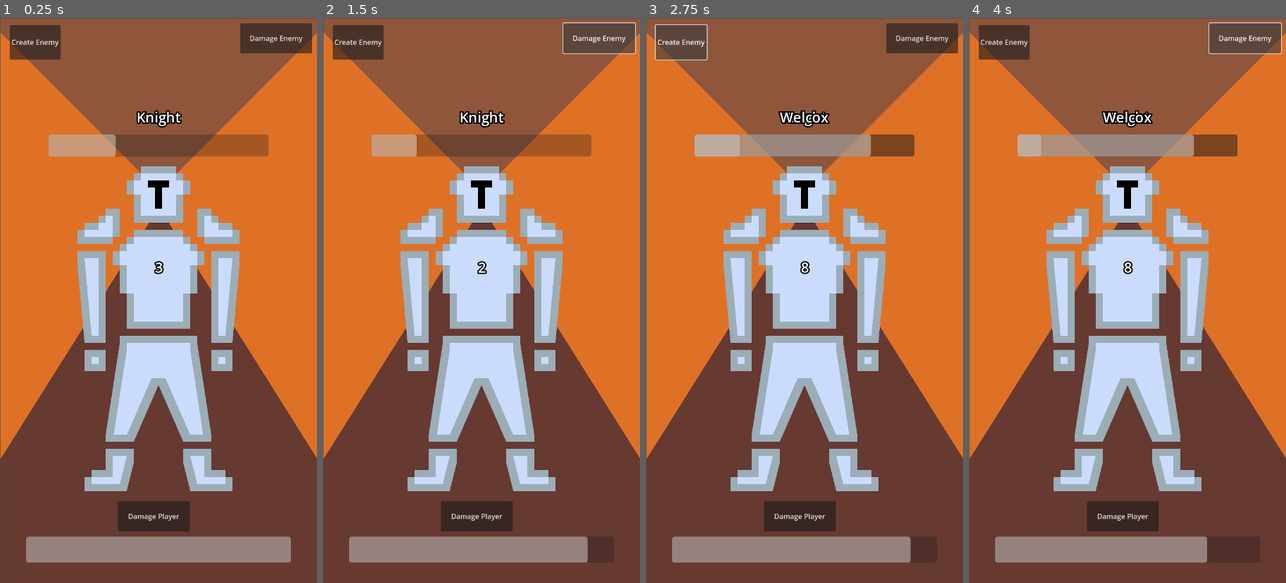
Above: before the commit, frames 1-4 (left to right).
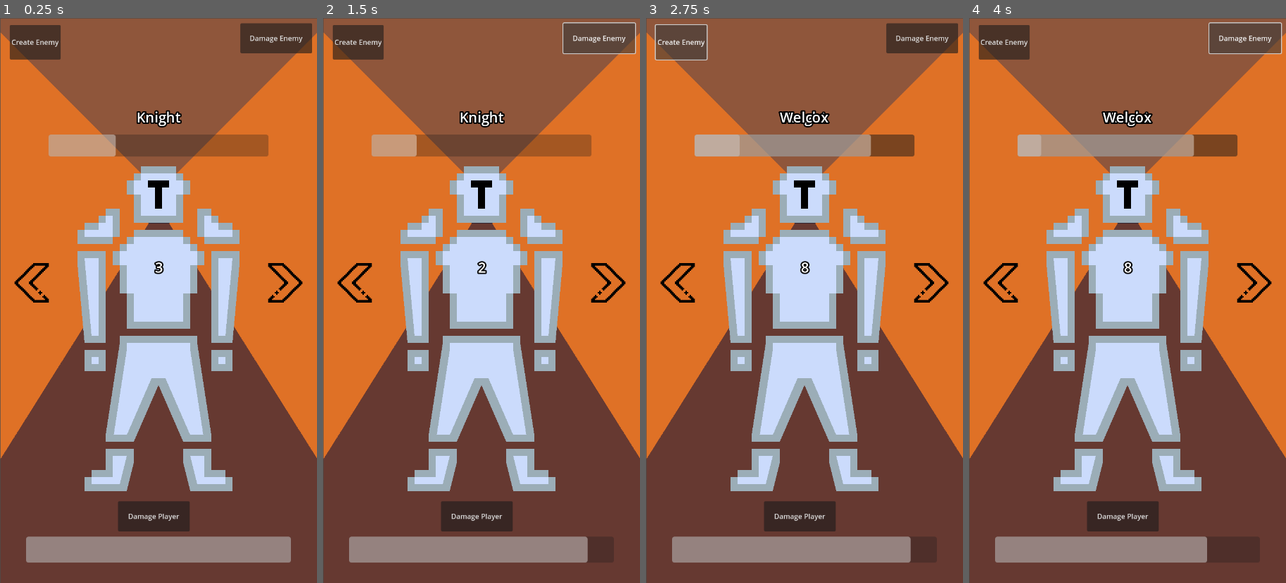
Above: after the commit, the same moments.

Repository: 3mhurley/swipe-of-fate
Game: Godot game, scene res://Scenes/main.tscn
The game is run twice, just before and just after one commit, with the same random seed, the same clock (stepped at 60 frames per second) and the same inputs.
Inputs:
- Up to frame 1 (0.25 s): no input
- Up to frame 2 (1.5 s): click "Damage Player" at 0.5 s; click "Damage Enemy" at 1.25 s
- Up to frame 3 (2.75 s): click "Create Enemy" at 2 s
- Up to frame 4 (4 s): click "Damage Player" at 2.75 s; click "Damage Enemy" at 3.5 s

The runs differ from the first frame. In frame 1, 0.4% of the frame differs, in the area x 4-96%, y 43-51%; in frame 2, 0.4%; in frame 3, 0.4%; in frame 4, 0.4%.

Commit message:
add sprites and logic for testing hit and block

Diff:
--- /dev/null
+++ b/Scenes/input_listener.gd
@@ -0,0 +1,8 @@
+extends Sprite2D
+
+@export var key_name: String = ""
+
+# Called every frame. 'delta' is the elapsed time since the previous frame.
+func _process(_delta: float) -> void:
+	if Input.is_action_just_pressed(key_name):
+		print("Key pressed: ", key_name)
--- /dev/null
+++ b/Scenes/input_listener.tscn
@@ -0,0 +1,8 @@
+[gd_scene load_steps=3 format=3 uid="uid://bsvpaghpx4p75"]
+
+[ext_resource type="Texture2D" uid="uid://bci3a8chw2idy" path="res://Misc/Arrow-Sprites-0001.png" id="1_iynav"]
+[ext_resource type="Script" path="res://Scenes/input_listener.gd" id="2_ucsab"]
+
+[node name="InputListener" type="Sprite2D"]
+texture = ExtResource("1_iynav")
+script = ExtResource("2_ucsab")
--- a/Scenes/main.tscn
+++ b/Scenes/main.tscn
@@ -1,8 +1,9 @@
-[gd_scene load_steps=5 format=3 uid="uid://cr1bdp6icg15g"]
+[gd_scene load_steps=6 format=3 uid="uid://cr1bdp6icg15g"]
 
 [ext_resource type="Script" path="res://Scripts/swipe.gd" id="1_bukg6"]
 [ext_resource type="PackedScene" uid="uid://buy303q1o7s3" path="res://Scenes/tunnel.tscn" id="1_pnt8d"]
 [ext_resource type="Script" path="res://Scripts/player.gd" id="1_uelvu"]
+[ext_resource type="PackedScene" uid="uid://bsvpaghpx4p75" path="res://Scenes/input_listener.tscn" id="2_8kw8g"]
 [ext_resource type="PackedScene" uid="uid://b8u8xelycr637" path="res://Sprites/enemy.tscn" id="2_roqx8"]
 
 [node name="Main" type="Node2D"]
@@ -12,6 +13,23 @@
 [node name="Camera2D" type="Camera2D" parent="GameScreen"]
 anchor_mode = 0
 script = ExtResource("1_bukg6")
+
+[node name="CanvasLayer" type="CanvasLayer" parent="GameScreen"]
+
+[node name="InputListener" parent="GameScreen/CanvasLayer" instance=ExtResource("2_8kw8g")]
+scale = Vector2(3, 3)
+offset = Vector2(215, 200)
+hframes = 5
+frame = 1
+key_name = "block_right"
+
+[node name="InputListener2" parent="GameScreen/CanvasLayer" instance=ExtResource("2_8kw8g")]
+scale = Vector2(3, 3)
+offset = Vector2(25, 200)
+flip_v = true
+hframes = 5
+frame = 2
+key_name = "block_left"
 
 [node name="Player" type="Node2D" parent="GameScreen"]
 script = ExtResource("1_uelvu")
--- a/project.godot
+++ b/project.godot
@@ -27,6 +27,16 @@
 "events": [Object(InputEventMouseButton,"resource_local_to_scene":false,"resource_name":"","device":-1,"window_id":0,"a …(253 unchanged characters)…
 ]
 }
+block_left={
+"deadzone": 0.5,
+"events": [Object(InputEventKey,"resource_local_to_scene":false,"resource_name":"","device":-1,"window_id":0,"alt_pressed":false,"shift_pressed":false,"ctrl_pressed":false,"meta_pressed":false,"pressed":false,"keycode":0,"physical_keycode":4194319,"key_label":0,"unicode":0,"location":0,"echo":false,"script":null)
+]
+}
+block_right={
+"deadzone": 0.5,
+"events": [Object(InputEventKey,"resource_local_to_scene":false,"resource_name":"","device":-1,"window_id":0,"alt_pressed":false,"shift_pressed":false,"ctrl_pressed":false,"meta_pressed":false,"pressed":false,"keycode":0,"physical_keycode":4194321,"key_label":0,"unicode":0,"location":0,"echo":false,"script":null)
+]
+}
 
 [rendering]
 
Binary file added: Misc/Arrow-Sprites-0001.aseprite
Binary file added: Misc/Arrow-Sprites-0001.png
Not shown, added: Misc/Arrow-Sprites-0001.png.import
